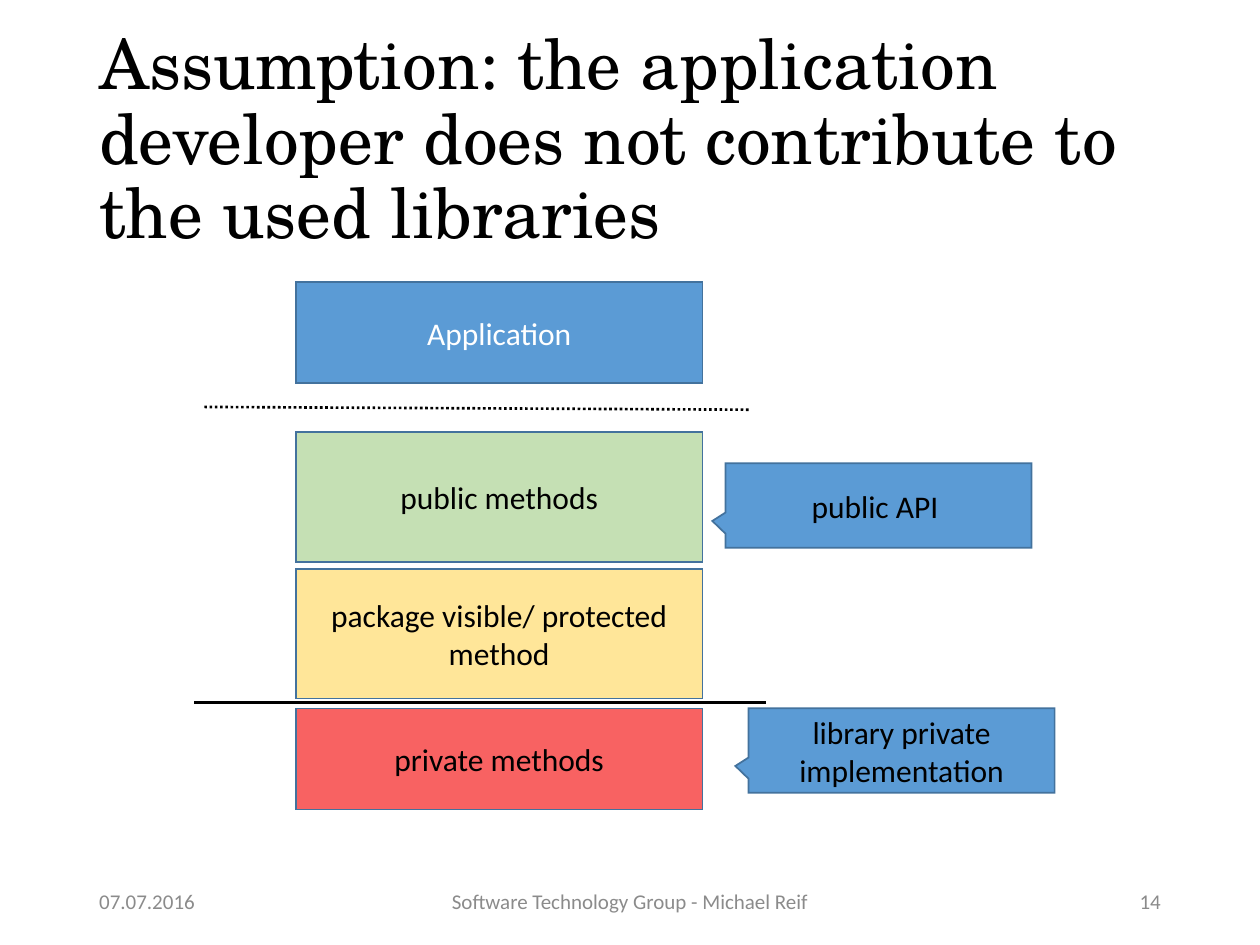
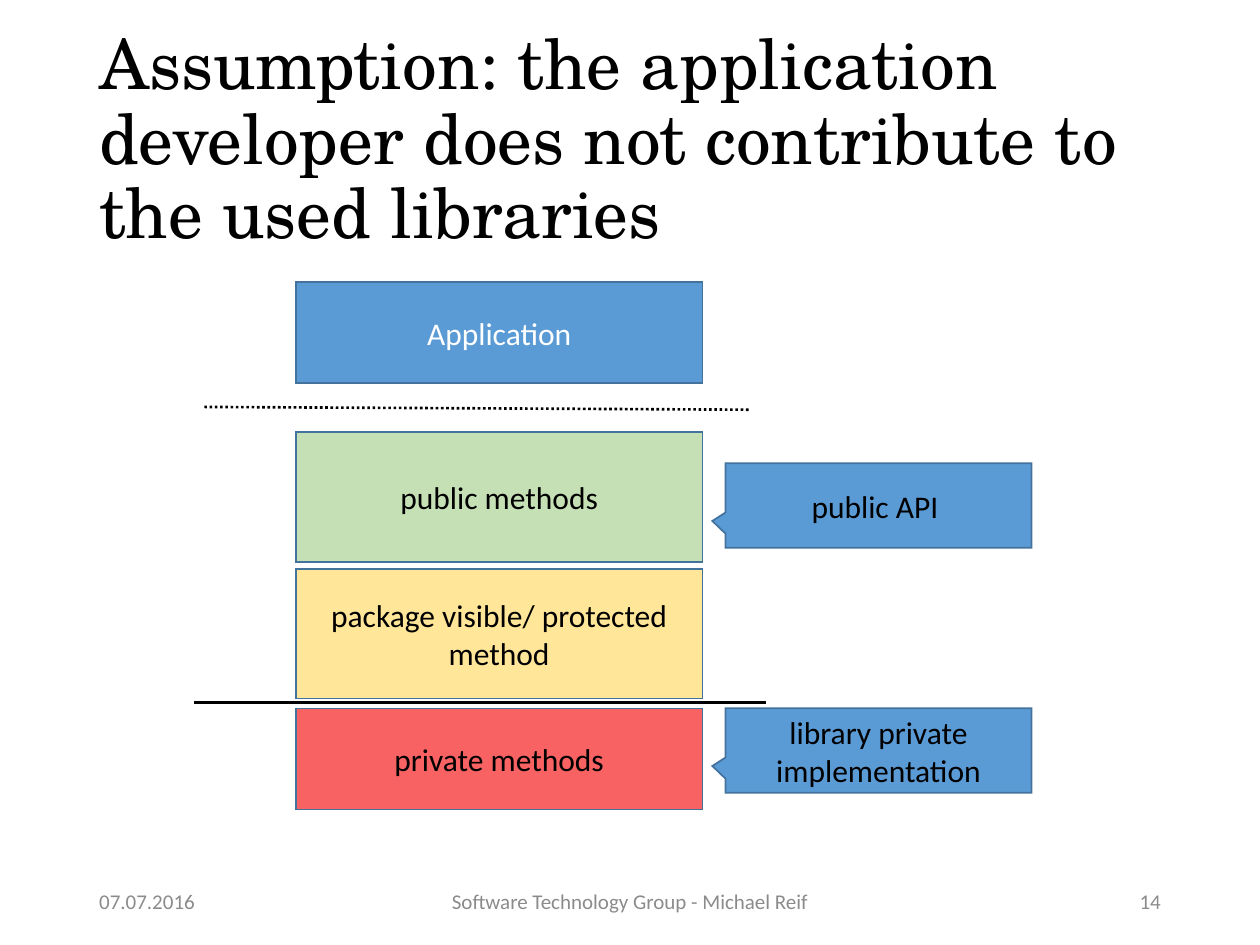
Before and after one commit to stg-tud/apsa, a slide deck: slide 14 of 2016/lecture/APSA-13-LibCG.pptx. Drawn at 1260x945 pixels with LibreOffice and Linux fonts; fonts in the diff are those of the drawing. Boxes give left, top, right and bottom in pixels: in the first picture for what was removed or moved away, otherwise in the second. Text is boxed around its words. In the diff, an @@ line names an element or a change of style, - is before the commit and + after.

```diff
--- a/2016/lecture/APSA-13-LibCG.pptx
+++ b/2016/lecture/APSA-13-LibCG.pptx
@@ speech box "library private implementation": place and size @@
-speech box "library private implementation" at (748, 708, 1055, 793)
+speech box "library private implementation" at (726, 708, 1032, 793)
```
Also in this commit, not shown: 5 other slides changed, 1 other file.
